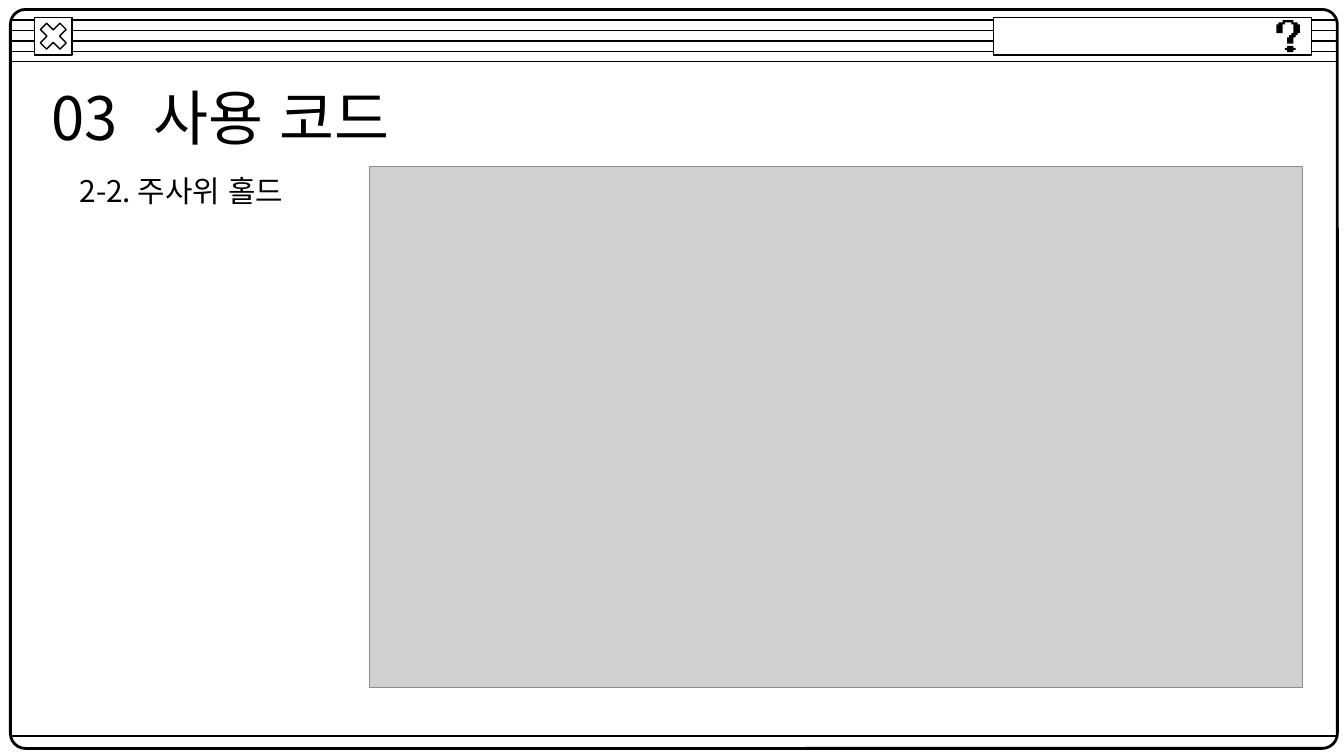
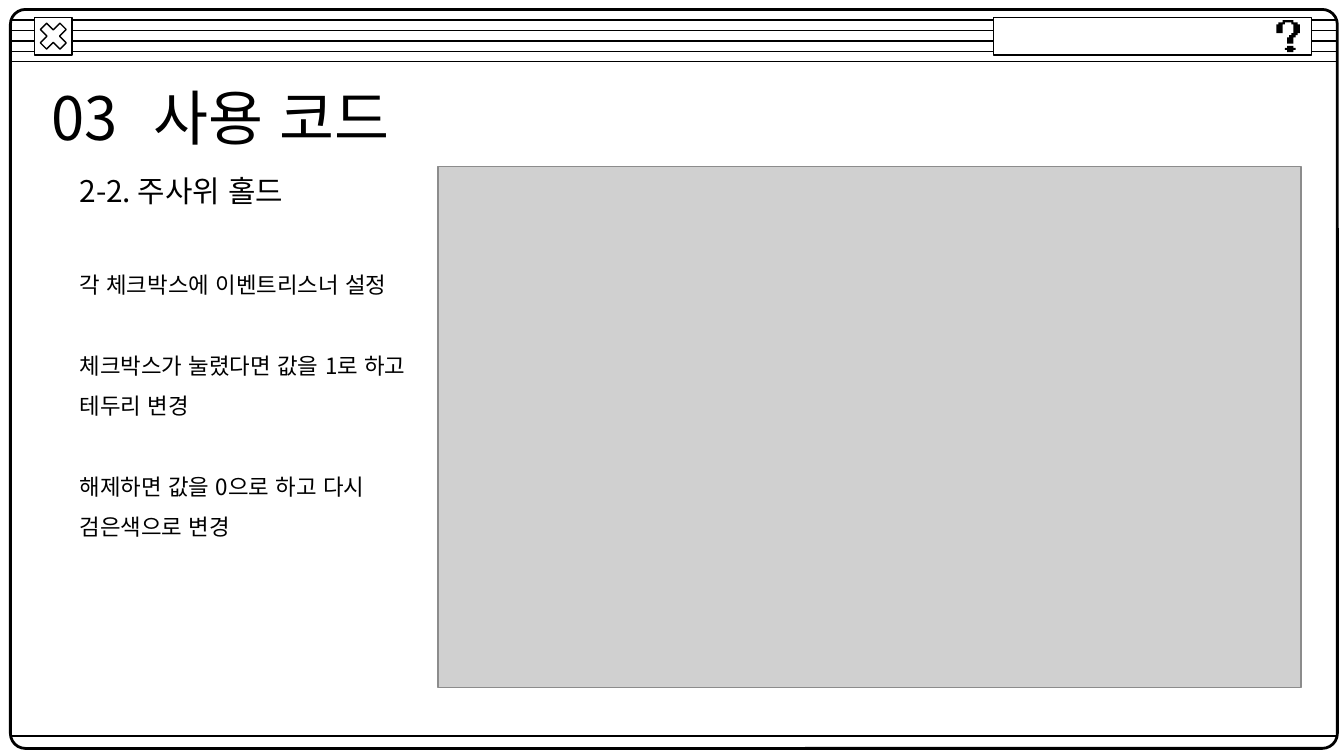
Before and after one commit to YuuJin72/Javascript, a slide deck: slide 12 of Javascript_정두식.pptx. Drawn at 1344x756 pixels with LibreOffice and Linux fonts; fonts in the diff are those of the drawing; grey boxes stand for pictures. Boxes give left, top, right and bottom in pixels: in the first picture for what was removed or moved away, otherwise in the second. Text is boxed around its words. In the diff, an @@ line names an element or a change of style, - is before the commit and + after.

```diff
--- a/Javascript_정두식.pptx
+++ b/Javascript_정두식.pptx
@@ picture resized from (x1=370, y1=167, x2=1302, y2=688) to (x1=438, y1=167, x2=1301, y2=688) @@
@@ text added at (x1=80, y1=274, x2=405, y2=537), 12 pt, text #000000 @@
+각 체크박스에 이벤트리스너 설정
+체크박스가 눌렸다면 값을 1로 하고 테두리 변경
+해제하면 값을 0으로 하고 다시 검은색으로 변경
```
Also in this commit, not shown: 7 other slides changed.
